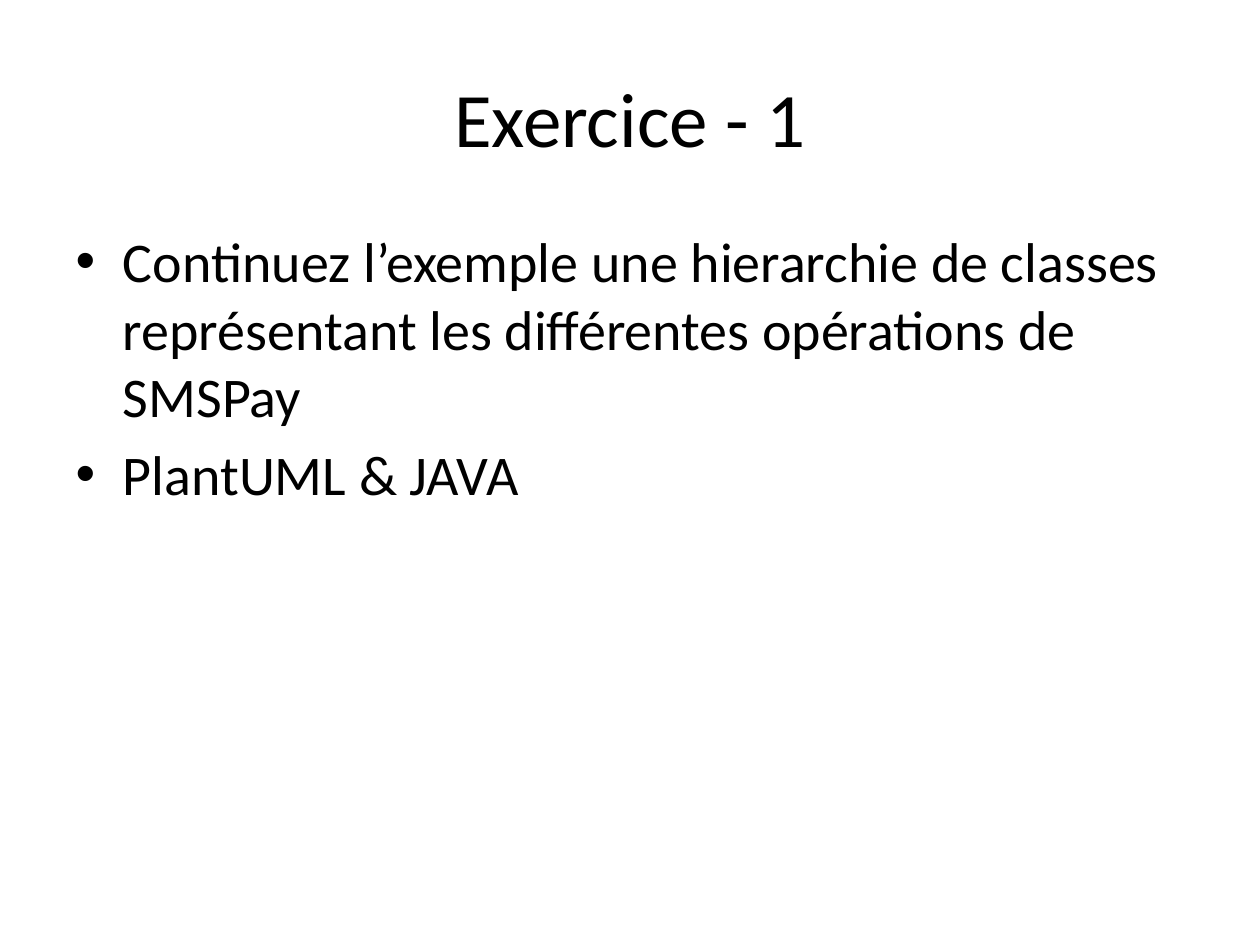
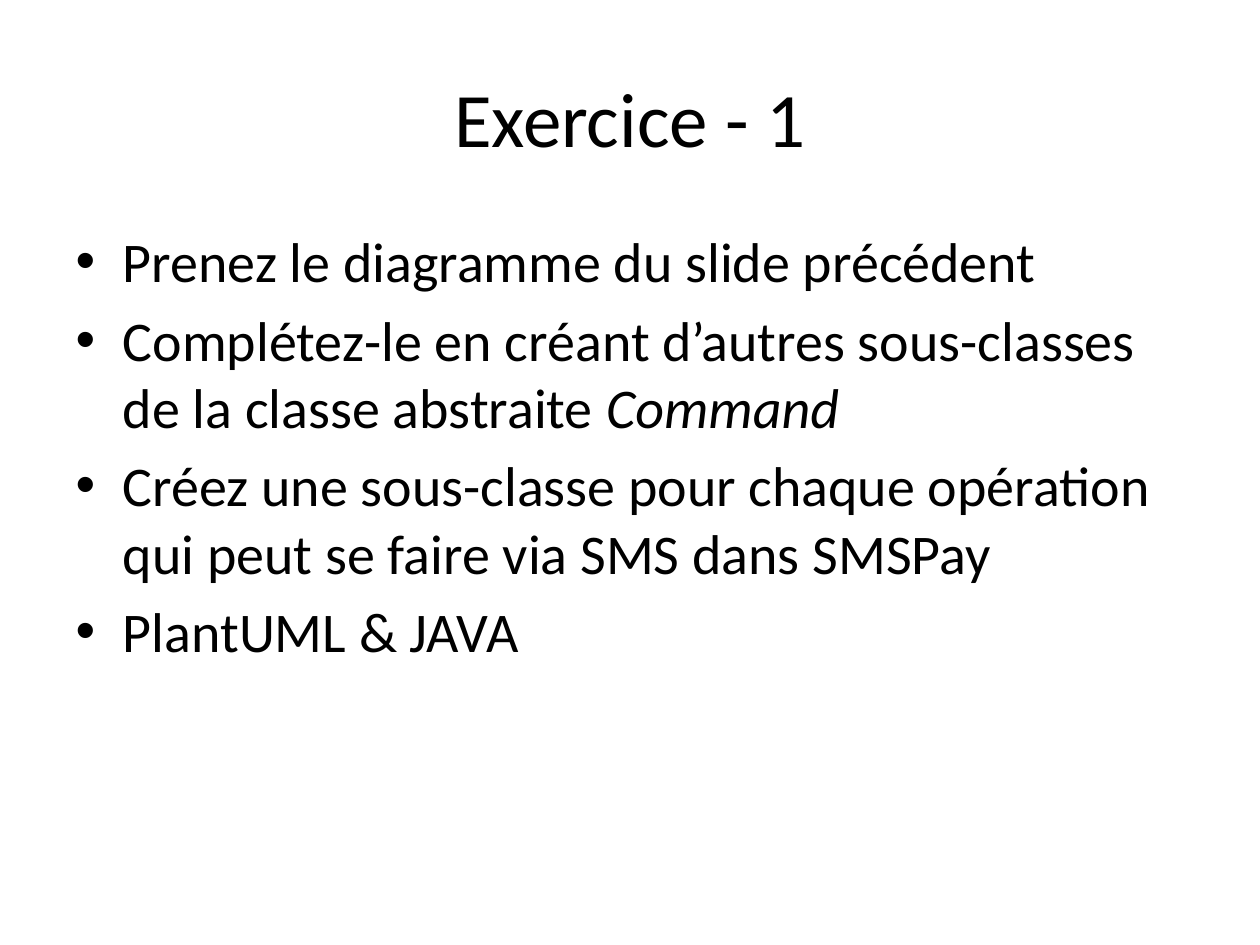
Before and after one commit to profesig/exosOO, a slide deck: slide 4 of Diagramme de classe/L3 - Classes abstraites et héritage/L3 - Classes abstraites et héritage.pptx. Drawn at 1260x945 pixels with LibreOffice and Linux fonts; fonts in the diff are those of the drawing. Boxes give left, top, right and bottom in pixels: in the first picture for what was removed or moved away, otherwise in the second. Text is boxed around its words. In the diff, an @@ line names an element or a change of style, - is before the commit and + after.

Commit message:
Précisions exercice L3

```diff
--- a/Diagramme de classe/L3 - Classes abstraites et héritage/L3 - Classes abstraites et héritage.pptx
+++ b/Diagramme de classe/L3 - Classes abstraites et héritage/L3 - Classes abstraites et héritage.pptx
@@ text at bbox=[123, 243, 1150, 583]: text changed @@
-• Continuez l’exemple une hierarchie de classes représentant les différentes opérations de SMSPay
+• Prenez le diagramme du slide précédent
+• Complétez-le en créant d’autres sous-classes de la classe abstraite Command
+• Créez une sous-classe pour chaque opération qui peut se faire via SMS dans SMSPay
```
